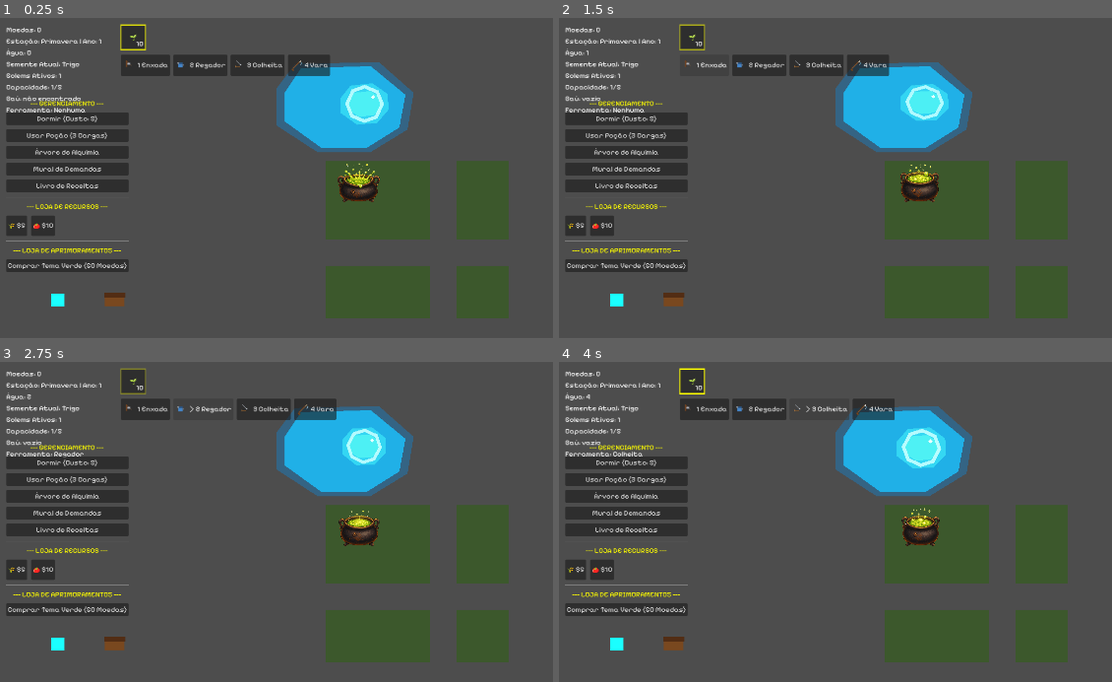
Above: before the commit, frames 1-4 (two rows, left to right).
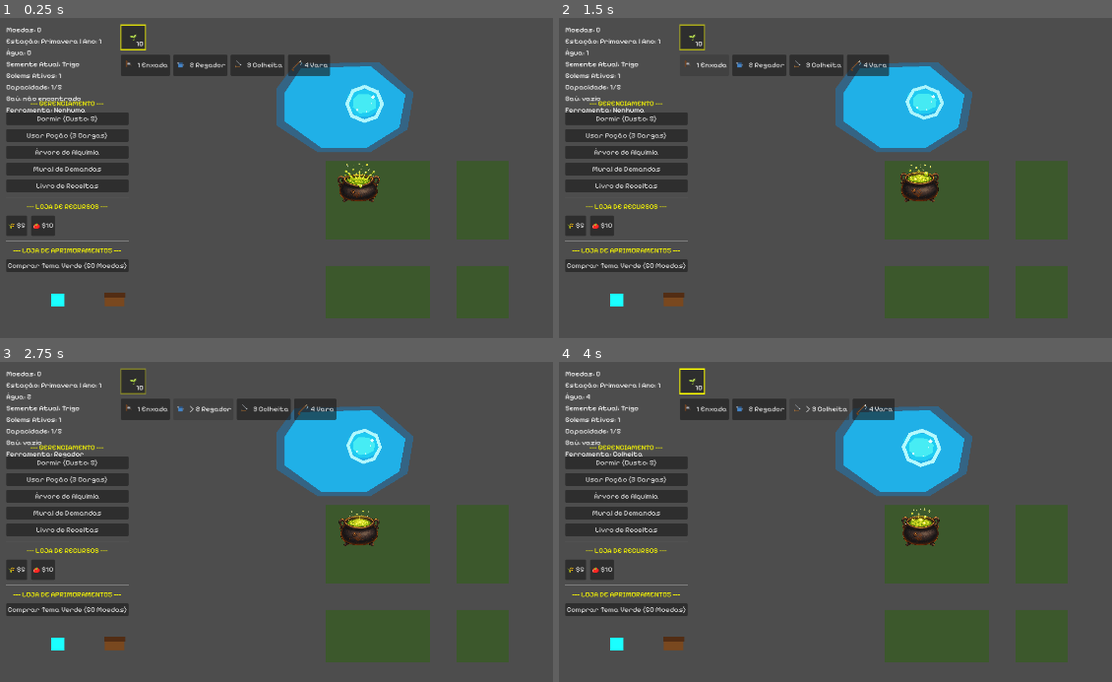
Above: after the commit, the same moments.

Repository: LeandroSatsuki/Cauldron-Crops
Game: Godot game, scene res://Scenes/Main.tscn
Same seed, same stepped clock (60 frames per second), same inputs: the game is played once before the commit and once after it.
Inputs:
- Up to frame 1 (0.25 s): no input
- Up to frame 2 (1.5 s): click "1 Enxada" at 0.5 s; click "> 1 Enxada" at 1.25 s
- Up to frame 3 (2.75 s): click "2 Regador" at 2 s
- Up to frame 4 (4 s): click "> 2 Regador" at 2.75 s; click "3 Colheita" at 3.5 s

The runs differ from the first frame. In frame 1, 0.5% of the frame differs, in the area x 61-71%, y 20-34%; in frame 2, 0.4%; in frame 3, 0.4%; in frame 4, 0.5%, in the area x 61-70%, y 20-34%.

Commit message:
fix: corrige serializacao do fishing spot

Diff:
--- a/Scenes/FishingSpot.tscn
+++ b/Scenes/FishingSpot.tscn
@@ -12,12 +12,12 @@
 [node name="LakeGlow" type="Polygon2D" parent="."]
 z_index = 3
 color = Color(0.0862745, 0.509804, 0.784314, 0.45)
-polygon = PackedVector2Array(Vector2(-170, -45), Vector2(-125, -105), Vector2(80, -110), Vector2(165, -35), Vector2(150, 55), Vector2(60, 110), Vector2(-70, 110), Vector2(-170, 45))
+polygon = PackedVector2Array(-170, -45, -125, -105, 80, -110, 165, -35, 150, 55, 60, 110, -70, 110, -170, 45)
 
 [node name="LakeVisual" type="Polygon2D" parent="."]
 z_index = 4
 color = Color(0.12549, 0.705882, 0.921569, 0.96)
-polygon = PackedVector2Array(Vector2(-150, -35), Vector2(-110, -95), Vector2(60, -100), Vector2(145, -30), Vector2(130, 50), Vector2(50, 100), Vector2(-60, 100), Vector2(-150, 35))
+polygon = PackedVector2Array(-150, -35, -110, -95, 60, -100, 145, -30, 130, 50, 50, 100, -60, 100, -150, 35)
 
 [node name="MovingFishingArea" type="Node2D" parent="."]
 visible = true
@@ -27,12 +27,12 @@
 [node name="AreaGlow" type="Polygon2D" parent="MovingFishingArea"]
 z_index = 5
 color = Color(0.121569, 0.92549, 1, 0.48)
-polygon = PackedVector2Array(Vector2(-42, -18), Vector2(-26, -34), Vector2(18, -32), Vector2(40, -16), Vector2(38, 12), Vector2(12, 28), Vector2(-16, 30), Vector2(-42, 10))
+polygon = PackedVector2Array(-42, -18, -26, -34, 18, -32, 40, -16, 38, 12, 12, 28, -16, 30, -42, 10)
 
 [node name="AreaCore" type="Polygon2D" parent="MovingFishingArea"]
 z_index = 6
 color = Color(0.337255, 0.976471, 0.960784, 0.72)
-polygon = PackedVector2Array(Vector2(-28, -10), Vector2(-16, -22), Vector2(12, -22), Vector2(28, -8), Vector2(26, 10), Vector2(8, 20), Vector2(-12, 22), Vector2(-28, 8))
+polygon = PackedVector2Array(-28, -10, -16, -22, 12, -22, 28, -8, 26, 10, 8, 20, -12, 22, -28, 8)
 
 [node name="MovingFishingAreaRing" type="Line2D" parent="MovingFishingArea"]
 z_index = 8
@@ -40,31 +40,31 @@
 default_color = Color(0.760784, 0.996078, 1, 0.92)
 antialiased = true
 closed = true
-points = PackedVector2Array(Vector2(0, -40), Vector2(30, -28), Vector2(42, 0), Vector2(28, 30), Vector2(0, 40), Vector2(-30, 28), Vector2(-42, 0), Vector2(-28, -30))
+points = PackedVector2Array(0, -40, 30, -28, 42, 0, 28, 30, 0, 40, -30, 28, -42, 0, -28, -30)
 
 [node name="MovingFishingAreaSparkle" type="Polygon2D" parent="MovingFishingArea"]
 position = Vector2(20, -16)
 z_index = 9
 color = Color(0.980392, 1, 1, 0.92)
-polygon = PackedVector2Array(Vector2(0, -5), Vector2(3, -2), Vector2(5, 0), Vector2(3, 2), Vector2(0, 5), Vector2(-3, 2), Vector2(-5, 0), Vector2(-3, -2))
+polygon = PackedVector2Array(0, -5, 3, -2, 5, 0, 3, 2, 0, 5, -3, 2, -5, 0, -3, -2)
 
 [node name="BubbleA" type="Polygon2D" parent="MovingFishingArea"]
 position = Vector2(-18, 14)
 z_index = 7
 color = Color(0.909804, 0.988235, 1, 0.92)
-polygon = PackedVector2Array(Vector2(0, -3), Vector2(2, -2), Vector2(3, 0), Vector2(2, 2), Vector2(0, 3), Vector2(-2, 2), Vector2(-3, 0), Vector2(-2, -2))
+polygon = PackedVector2Array(0, -3, 2, -2, 3, 0, 2, 2, 0, 3, -2, 2, -3, 0, -2, -2)
 
 [node name="BubbleB" type="Polygon2D" parent="MovingFishingArea"]
 position = Vector2(16, -2)
 z_index = 7
 color = Color(0.909804, 0.988235, 1, 0.78)
-polygon = PackedVector2Array(Vector2(0, -2), Vector2(1, -1), Vector2(2, 0), Vector2(1, 1), Vector2(0, 2), Vector2(-1, 1), Vector2(-2, 0), Vector2(-1, -1))
+polygon = PackedVector2Array(0, -2, 1, -1, 2, 0, 1, 1, 0, 2, -1, 1, -2, 0, -1, -1)
 
 [node name="BubbleC" type="Polygon2D" parent="MovingFishingArea"]
 position = Vector2(5, 18)
 z_index = 7
 color = Color(0.909804, 0.988235, 1, 0.82)
-polygon = PackedVector2Array(Vector2(0, -2), Vector2(1, -1), Vector2(2, 0), Vector2(1, 1), Vector2(0, 2), Vector2(-1, 1), Vector2(-2, 0), Vector2(-1, -1))
+polygon = PackedVector2Array(0, -2, 1, -1, 2, 0, 1, 1, 0, 2, -1, 1, -2, 0, -1, -1)
 
 [node name="Bobber" type="Node2D" parent="."]
 visible = false
@@ -72,11 +72,11 @@
 
 [node name="Body" type="Polygon2D" parent="Bobber"]
 color = Color(0.909804, 0.258824, 0.258824, 1)
-polygon = PackedVector2Array(Vector2(0, -7), Vector2(5, -5), Vector2(7, 0), Vector2(5, 5), Vector2(0, 7), Vector2(-5, 5), Vector2(-7, 0), Vector2(-5, -5))
+polygon = PackedVector2Array(0, -7, 5, -5, 7, 0, 5, 5, 0, 7, -5, 5, -7, 0, -5, -5)
 
 [node name="Highlight" type="Polygon2D" parent="Bobber"]
 color = Color(0.976471, 0.976471, 0.976471, 0.9)
-polygon = PackedVector2Array(Vector2(-2, -6), Vector2(1, -6), Vector2(2, -3), Vector2(-1, -3))
+polygon = PackedVector2Array(-2, -6, 1, -6, 2, -3, -1, -3)
 
 [node name="FishingBiteTimer" type="Timer" parent="."]
 wait_time = 3.0
